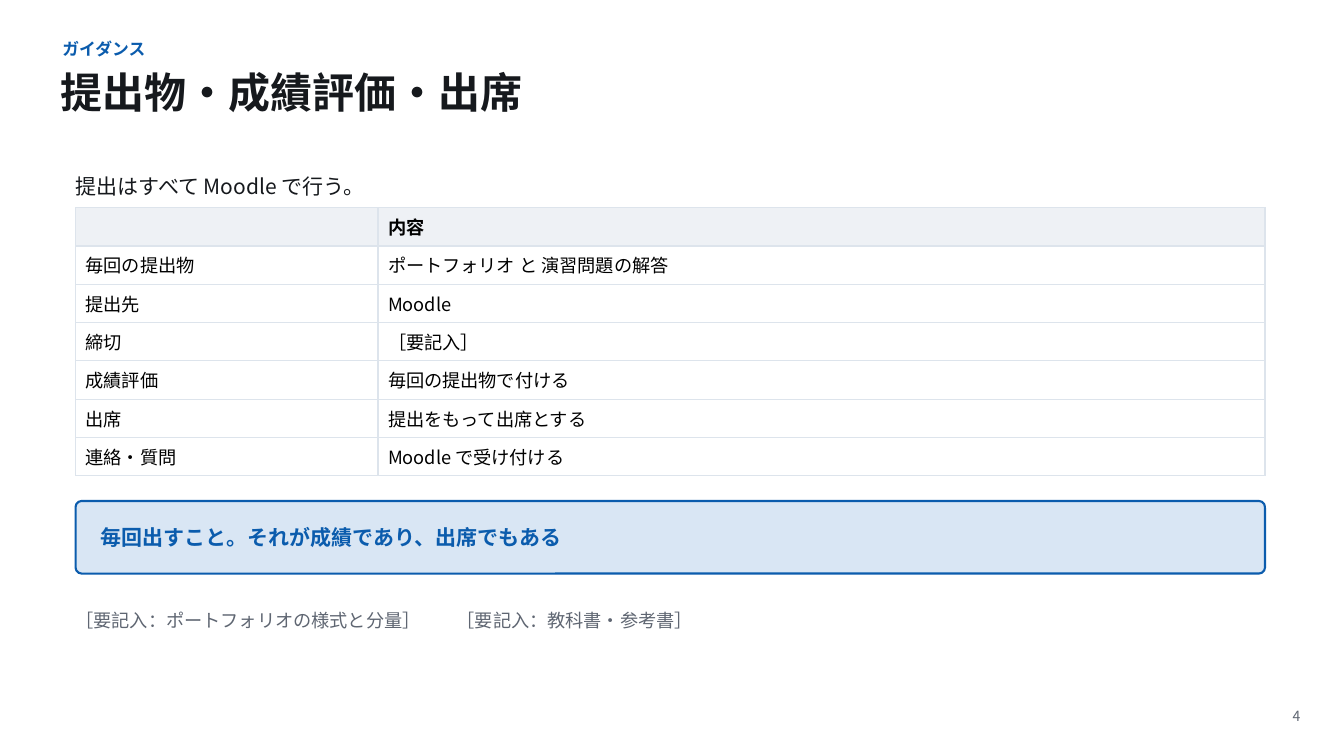
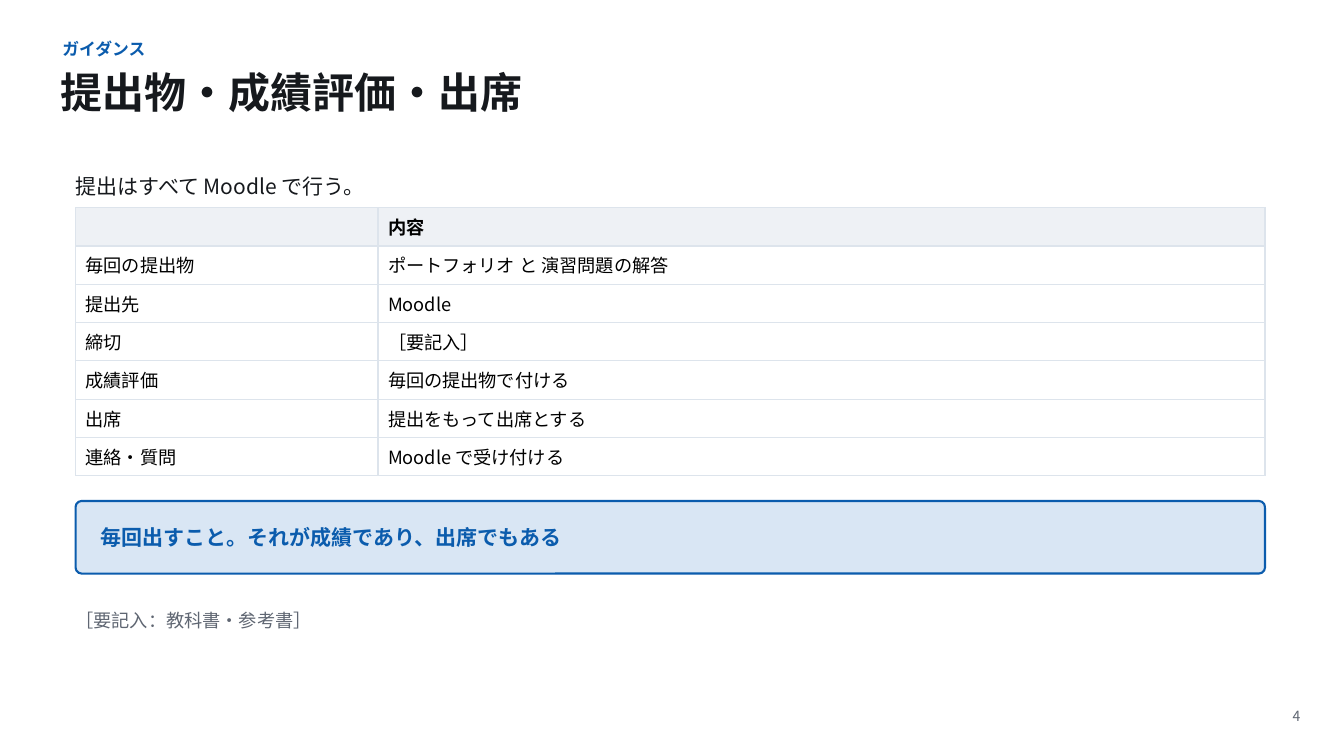
Before and after one commit to koide55/CompOutline, a slide deck: slide 4 of slides/第01回_計算とは何か.pptx. Drawn at 1344x756 pixels with LibreOffice and Linux fonts; fonts in the diff are those of the drawing. Boxes give left, top, right and bottom in pixels: in the first picture for what was removed or moved away, otherwise in the second. Text is boxed around its words. In the diff, an @@ line names an element or a change of style, - is before the commit and + after.

```diff
--- a/slides/第01回_計算とは何か.pptx
+++ b/slides/第01回_計算とは何か.pptx
@@ text at box(76, 611, 312, 629): text changed @@
-［要記入：ポートフォリオの様式と分量］ ［要記入：教科書・参考書］
+［要記入：教科書・参考書］
```
Also in this commit, not shown: 20 other slides changed, 1 slide added, 3 other files.
